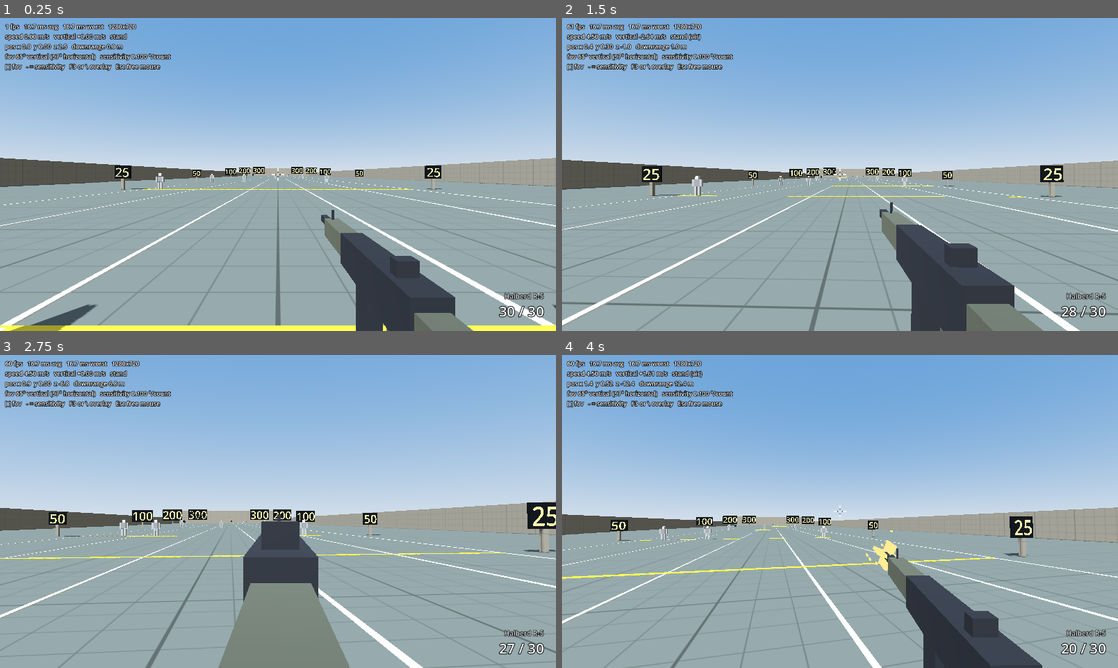
Above: before the commit, frames 1-4 (two rows, left to right).
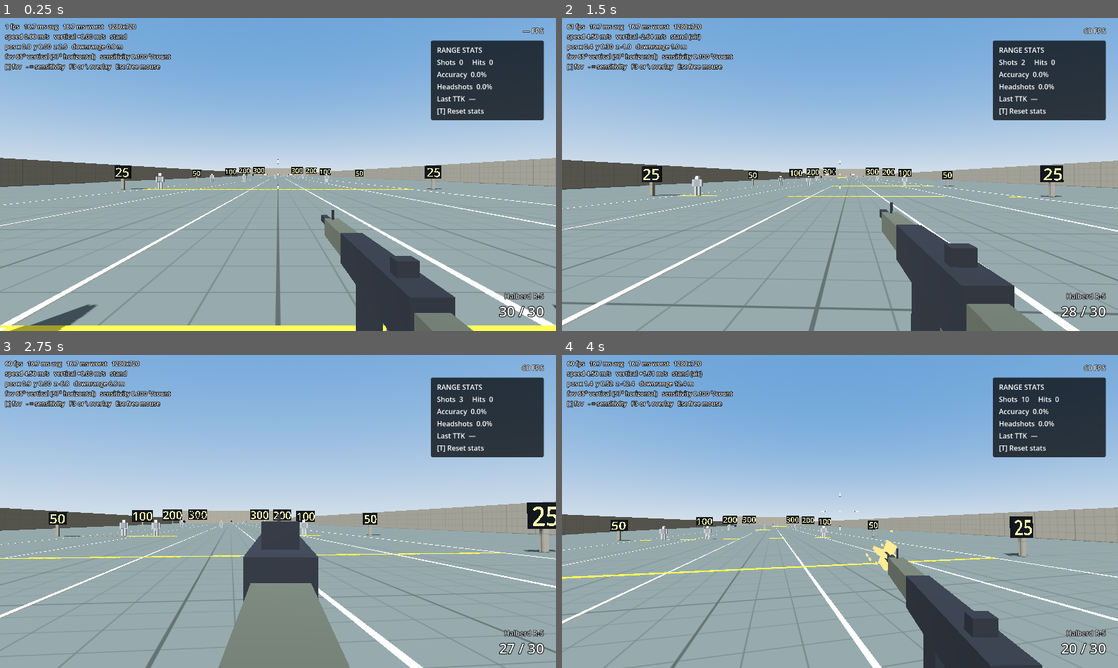
Above: after the commit, the same moments.

Repository: SamGon24/shooting-range
Game: Godot game, scene res://range/range.tscn
Same seed, same stepped clock (60 frames per second), same inputs: the game is played once before the commit and once after it.
Inputs (mouse positions are in pixels of both pictures, inside the frame that each line leads up to):
- Up to frame 1 (0.25 s): no input
- Up to frame 2 (1.5 s): tap Enter at 0.5 s; move the mouse to (867, 174) at 0.52 s; hold Right mouse button (aim) 0.53-1.28 s; hold W (move_forward) from 0.53 s (still down); tap Space (jump) at 0.77 s; click (867, 174) at 0.8 s; move the mouse to (812, 174) at 1.27 s; click (812, 174) at 1.35 s
- Up to frame 3 (2.75 s): keep holding W (move_forward); tap Space (jump) at 1.52 s; right-click (250, 511) at 1.55 s; move the mouse to (289, 505) at 2.02 s; hold Right mouse button (aim) from 2.03 s (still down); click (289, 505) at 2.3 s
- Up to frame 4 (4 s): keep holding W (move_forward); move the mouse to (834, 517) at 2.77 s; release Right mouse button (aim) at 2.78 s; tap Ctrl (crouch) at 2.85 s; click (834, 517) at 2.92 s; tap Space (jump) at 3.02, 3.77 s; right-click (834, 517) at 3.05 s; move the mouse to (878, 514) at 3.52 s; press the mouse at (878, 514) at 3.53 s

The runs differ from the first frame. In frame 1, 5.3% of the frame differs, in the area x 47-98%, y 3-55%; in frame 2, 5.3%; in frame 3, 5.3%; in frame 4, 5.3%, in the area x 46-98%, y 3-56%.

Commit message:
ui: display hit feedback, spread and resettable range stats
Pool world-anchored damage labels, draw prioritized hitmarkers, project gameplay spread into the crosshair and keep FPS separate from F3 diagnostics. Add the T reset binding and cover presentation lifecycle and HUD input with GUT.

Diff:
--- a/firing-range/project.godot
+++ b/firing-range/project.godot
@@ -144,6 +144,11 @@
 ]
 }
 
+range_stats_reset={
+"deadzone": 0.2,
+"events": [Object(InputEventKey,"physical_keycode":84)]
+}
+
 [physics]
 
 common/physics_ticks_per_second=60
--- /dev/null
+++ b/firing-range/tests/test_feedback_view.gd
@@ -0,0 +1,48 @@
+extends GutTest
+
+
+func test_spread_radius_matches_projection_and_fov() -> void:
+	var crosshair := Crosshair.new()
+	add_child_autofree(crosshair)
+	crosshair.set_spread(2.0, 65.0, 720.0)
+	var expected: float = tan(deg_to_rad(2.0)) * 360.0 / tan(deg_to_rad(65.0) * 0.5)
+	assert_almost_eq(crosshair.spread_radius, expected, 0.0001)
+	crosshair.set_spread(2.0, 45.0, 720.0)
+	assert_gt(crosshair.spread_radius, expected)
+	crosshair.set_spread(0.0, 65.0, 720.0)
+	assert_eq(crosshair.spread_radius, 0.0)
+
+
+func test_marker_colors_priority_and_expiry() -> void:
+	var view := FeedbackView.new()
+	add_child_autofree(view)
+	view.set_process(false)
+	view.show_feedback(HitFeedback.Kind.HIT, Vector3.ZERO, 0.0, false)
+	assert_eq(view.get_marker_color(), Color.WHITE)
+	view.show_feedback(HitFeedback.Kind.ARMOR_BREAK, Vector3.ZERO, 0.0, false)
+	assert_eq(view.get_marker_color(), view.armor_color)
+	view.show_feedback(HitFeedback.Kind.KILL, Vector3.ZERO, 0.0, false)
+	assert_eq(view.get_marker_color(), view.kill_color)
+	view.show_feedback(HitFeedback.Kind.HIT, Vector3.ZERO, 0.0, false)
+	assert_eq(view.marker_kind, HitFeedback.Kind.KILL)
+	view._process(view.marker_hold_seconds + view.marker_fade_seconds + 0.01)
+	assert_false(view.is_marker_active())
+
+
+func test_number_pool_reuses_labels_and_headshot_color_is_distinct() -> void:
+	var view := FeedbackView.new()
+	view.number_capacity = 4
+	add_child_autofree(view)
+	var nodes: int = get_tree().get_node_count()
+	for index: int in 20:
+		view.show_feedback(HitFeedback.Kind.HIT, Vector3(0, 1, -25), 48.0, index % 2 == 0)
+	assert_eq(get_tree().get_node_count(), nodes)
+	assert_eq(view.get_child_count(), 4)
+	var head := view.get_child(0) as Label
+	var body := view.get_child(1) as Label
+	assert_eq(head.get_theme_color("font_color"), view.headshot_color)
+	assert_eq(body.get_theme_color("font_color"), view.number_color)
+	assert_ne(view.headshot_color, view.number_color)
+	assert_eq(head.text, "48")
+	view._process(view.number_lifetime + 0.01)
+	assert_false(head.visible)
--- a/firing-range/tests/test_hud.gd
+++ b/firing-range/tests/test_hud.gd
@@ -120,3 +120,31 @@
 	await wait_physics_frames(_seconds(_sniper.ads_time) + 6)
 	assert_false(_hud.is_scope_visible())
 	assert_true(_hud.is_crosshair_visible())
+
+
+func test_crosshair_projects_current_spread_and_bloom_then_recovers() -> void:
+	var crosshair := _hud.get_node("Crosshair") as Crosshair
+	var initial: float = crosshair.spread_radius
+	assert_gt(initial, 0.0)
+	Input.action_press("fire")
+	await wait_physics_frames(30)
+	Input.action_release("fire")
+	assert_gt(crosshair.spread_radius, initial)
+	await wait_physics_frames(60)
+	assert_almost_eq(crosshair.spread_radius, initial, 0.02)
+
+
+func test_stats_reset_key_clears_session_and_transient_feedback() -> void:
+	_hud.feedback.stats.record_shot()
+	_hud.feedback.stats.record_hit(1, true, true, 1.0)
+	_hud.feedback.stats_changed.emit()
+	_hud.feedback_view.show_feedback(HitFeedback.Kind.KILL, Vector3(0, 1.5, -25), 100.0, true)
+	Input.action_press("range_stats_reset")
+	await wait_physics_frames(2)
+	Input.action_release("range_stats_reset")
+	assert_eq(_hud.feedback.stats.shots, 0)
+	assert_eq(_hud.feedback.stats.hits, 0)
+	assert_eq(_hud.feedback.stats.last_time_to_kill, -1.0)
+	assert_false(_hud.feedback_view.is_marker_active())
+	assert_string_contains((_hud.get_node("Stats/Readout") as Label).text, "Shots  0")
+	assert_string_contains((_hud.get_node("FPS") as Label).text, "FPS")
--- a/firing-range/ui/crosshair.gd
+++ b/firing-range/ui/crosshair.gd
@@ -1,7 +1,7 @@
 class_name Crosshair
 extends Control
 ## A simple four-line crosshair with a centre dot, drawn at the middle of
-## the screen. Static for now; Milestone 5 makes the gap follow weapon spread.
+## the screen. The extra radius projects the current gameplay spread cone.
 
 ## Distance from the centre to the start of each line, pixels.
 @export_range(0.0, 40.0, 0.5, "suffix:px") var gap: float = 6.0:
@@ -15,6 +15,17 @@
 @export var outline_color: Color = Color(0.0, 0.0, 0.0, 0.6)
 
 
+var spread_radius: float = 0.0
+
+
+## Project a cone half-angle through the active camera's vertical FOV.
+func set_spread(spread_degrees: float, vertical_fov: float, viewport_height: float) -> void:
+	var radius: float = tan(deg_to_rad(spread_degrees)) * viewport_height / (2.0 * tan(deg_to_rad(vertical_fov) * 0.5))
+	if not is_equal_approx(radius, spread_radius):
+		spread_radius = radius
+		queue_redraw()
+
+
 func _ready() -> void:
 	mouse_filter = Control.MOUSE_FILTER_IGNORE
 	resized.connect(queue_redraw)
@@ -23,8 +34,8 @@
 func _draw() -> void:
 	var centre: Vector2 = (size * 0.5).floor()
 	for direction: Vector2 in [Vector2.RIGHT, Vector2.LEFT, Vector2.DOWN, Vector2.UP]:
-		var from: Vector2 = centre + direction * gap
-		var to: Vector2 = centre + direction * (gap + line_length)
+		var from: Vector2 = centre + direction * (gap + spread_radius)
+		var to: Vector2 = centre + direction * (gap + spread_radius + line_length)
 		_draw_bar(from, to, thickness + 2.0, outline_color)
 		_draw_bar(from, to, thickness, color)
 	if dot_size > 0.0:
--- /dev/null
+++ b/firing-range/ui/feedback_view.gd
@@ -0,0 +1,131 @@
+class_name FeedbackView
+extends Control
+## Cosmetic hitmarker and fixed-size screen labels anchored to world hits.
+## All labels are pooled once; feedback never creates nodes or alters damage.
+
+@export_group("Marker")
+@export var marker_hold_seconds: float = 0.10
+@export var marker_fade_seconds: float = 0.18
+@export var marker_gap: float = 8.0
+@export var marker_length: float = 7.0
+@export var marker_thickness: float = 2.0
+@export var kill_length: float = 12.0
+@export var hit_color: Color = Color.WHITE
+@export var armor_color: Color = Color(0.25, 0.65, 1.0)
+@export var kill_color: Color = Color(1.0, 0.22, 0.20)
+@export var marker_outline_color: Color = Color(0.0, 0.0, 0.0, 0.7)
+
+@export_group("Damage numbers")
+@export_range(1, 128) var number_capacity: int = 24
+@export var number_lifetime: float = 0.8
+@export var number_rise_pixels_per_second: float = 36.0
+@export var number_horizontal_offset: float = 16.0
+@export var number_font_size: int = 22
+@export var number_outline_size: int = 4
+@export var number_color: Color = Color.WHITE
+@export var headshot_color: Color = Color(1.0, 0.78, 0.25)
+
+var marker_kind: HitFeedback.Kind = HitFeedback.Kind.HIT
+var _marker_age: float = INF
+var _labels: Array[Label] = []
+var _points: PackedVector3Array = PackedVector3Array()
+var _ages: PackedFloat32Array = PackedFloat32Array()
+var _next: int = 0
+
+
+func _ready() -> void:
+	mouse_filter = Control.MOUSE_FILTER_IGNORE
+	_points.resize(number_capacity)
+	_ages.resize(number_capacity)
+	for index: int in number_capacity:
+		var label := Label.new()
+		label.mouse_filter = Control.MOUSE_FILTER_IGNORE
+		label.add_theme_font_size_override("font_size", number_font_size)
+		label.add_theme_constant_override("outline_size", number_outline_size)
+		label.add_theme_color_override("font_outline_color", Color.BLACK)
+		label.visible = false
+		add_child(label)
+		_labels.append(label)
+		_ages[index] = number_lifetime
+
+
+func show_feedback(kind: HitFeedback.Kind, point: Vector3, amount: float, headshot: bool) -> void:
+	# Briefly retain a stronger marker if another target is hit immediately.
+	if not is_marker_active() or kind >= marker_kind:
+		marker_kind = kind
+		_marker_age = 0.0
+		queue_redraw()
+	if amount <= 0.0:
+		return
+	var label: Label = _labels[_next]
+	label.text = str(roundi(amount))
+	label.add_theme_color_override("font_color", headshot_color if headshot else number_color)
+	label.modulate.a = 1.0
+	_points[_next] = point
+	_ages[_next] = 0.0
+	_next = (_next + 1) % number_capacity
+	_update_numbers()
+
+
+func clear_feedback() -> void:
+	_marker_age = INF
+	for index: int in _labels.size():
+		_ages[index] = number_lifetime
+		_labels[index].visible = false
+	queue_redraw()
+
+
+func is_marker_active() -> bool:
+	return _marker_age < marker_hold_seconds + marker_fade_seconds
+
+
+func get_marker_color() -> Color:
+	match marker_kind:
+		HitFeedback.Kind.ARMOR_BREAK:
+			return armor_color
+		HitFeedback.Kind.KILL:
+			return kill_color
+	return hit_color
+
+
+func _process(delta: float) -> void:
+	if is_marker_active():
+		_marker_age += delta
+		queue_redraw()
+	for index: int in _ages.size():
+		_ages[index] += delta
+	_update_numbers()
+
+
+func _update_numbers() -> void:
+	var camera: Camera3D = get_viewport().get_camera_3d()
+	for index: int in _labels.size():
+		var label: Label = _labels[index]
+		label.visible = _ages[index] < number_lifetime and camera != null
+		if not label.visible:
+			continue
+		label.visible = not camera.is_position_behind(_points[index])
+		if not label.visible:
+			continue
+		var side: float = -1.0 if index % 2 == 0 else 1.0
+		label.position = camera.unproject_position(_points[index]) - label.size * 0.5 + Vector2(side * number_horizontal_offset, -_ages[index] * number_rise_pixels_per_second)
+		label.modulate.a = clampf(1.0 - _ages[index] / number_lifetime, 0.0, 1.0)
+
+
+func _draw() -> void:
+	if not is_marker_active():
+		return
+	var alpha: float = 1.0 - clampf((_marker_age - marker_hold_seconds) / marker_fade_seconds, 0.0, 1.0)
+	var color: Color = get_marker_color()
+	color.a *= alpha
+	var outline: Color = marker_outline_color
+	outline.a *= alpha
+	var centre: Vector2 = size * 0.5
+	for direction: Vector2 in [Vector2(1, 1), Vector2(-1, 1), Vector2(1, -1), Vector2(-1, -1)]:
+		var unit: Vector2 = direction.normalized()
+		var gap: float = 0.0 if marker_kind == HitFeedback.Kind.KILL else marker_gap
+		var length: float = kill_length if marker_kind == HitFeedback.Kind.KILL else marker_length
+		var from: Vector2 = centre + unit * gap
+		var to: Vector2 = centre + unit * (gap + length)
+		draw_line(from, to, outline, marker_thickness + 2.0, true)
+		draw_line(from, to, color, marker_thickness, true)
--- a/firing-range/ui/hud.gd
+++ b/firing-range/ui/hud.gd
@@ -1,15 +1,23 @@
 class_name Hud
 extends CanvasLayer
-## Minimal heads-up display: crosshair, ammo counter, weapon name and the
-## sniper's scope overlay. Reads from the weapon controller and view; it
-## shows state and changes nothing. The full HUD is Milestone 5.
+## Read-only gameplay HUD: weapon state, spread, target feedback and stats.
+## The diagnostic F3 overlay is a separate CanvasLayer.
 
 ## The crosshair is hidden once the weapon is aimed further than this.
 @export_range(0.0, 1.0, 0.05) var crosshair_hide_aim_blend: float = 0.5
 
+@export var fps_update_seconds: float = 0.25
+
+var _fps_elapsed: float = 0.0
+var _fps_frames: int = 0
+var _reset_latched: bool = false
 var _controller: WeaponController
 var _view: WeaponView
 
+@onready var feedback: RangeFeedback = $RangeFeedback
+@onready var feedback_view: FeedbackView = $FeedbackView
+@onready var _fps: Label = $FPS
+@onready var _stats_label: Label = $Stats/Readout
 @onready var _crosshair: Crosshair = $Crosshair
 @onready var _scope: ColorRect = $Scope
 @onready var _ammo: Label = $Ammo
@@ -17,19 +25,45 @@
 
 
 func _ready() -> void:
+	feedback.feedback.connect(feedback_view.show_feedback)
+	feedback.stats_changed.connect(_refresh_stats)
+	_refresh_stats()
 	_scope.visible = false
 	_update_scope_aspect()
 	get_viewport().size_changed.connect(_update_scope_aspect)
 	_bind_from_tree.call_deferred()
 
 
-func _process(_delta: float) -> void:
+func _unhandled_input(event: InputEvent) -> void:
+	if event.is_action_pressed("range_stats_reset") and not event.is_echo():
+		_reset_latched = true
+
+
+func _physics_process(_delta: float) -> void:
+	if _reset_latched or Input.is_action_just_pressed("range_stats_reset"):
+		_reset_latched = false
+		feedback.reset_stats()
+		feedback_view.clear_feedback()
+
+
+func _process(delta: float) -> void:
+	_fps_elapsed += delta
+	_fps_frames += 1
+	if _fps_elapsed >= fps_update_seconds:
+		_fps.text = "%d FPS" % roundi(float(_fps_frames) / _fps_elapsed)
+		_fps_elapsed = 0.0
+		_fps_frames = 0
 	if _controller == null:
 		return
 	var scoped: bool = _view != null and _view.is_scope_view_active()
 	var aim: float = _controller.get_aim_blend(Engine.get_physics_interpolation_fraction())
 	_scope.visible = scoped
 	_crosshair.visible = not scoped and aim < crosshair_hide_aim_blend
+	var camera: Camera3D = get_viewport().get_camera_3d()
+	var recoil: RecoilLogic = _controller.get_current_recoil()
+	var logic: WeaponLogic = _controller.get_current_logic()
+	if camera != null and recoil != null and logic != null:
+		_crosshair.set_spread(recoil.spread_degrees(logic.aim_progress), camera.fov, get_viewport().get_visible_rect().size.y)
 
 
 ## Connects the HUD to a weapon controller and view. Called automatically
@@ -94,3 +128,9 @@
 	var viewport_size: Vector2 = get_viewport().get_visible_rect().size
 	var material := _scope.material as ShaderMaterial
 	material.set_shader_parameter(&"aspect", viewport_size.x / maxf(viewport_size.y, 1.0))
+
+
+func _refresh_stats() -> void:
+	var stats: RangeStats = feedback.stats
+	var ttk: String = "—" if stats.last_time_to_kill < 0.0 else "%.3f s" % stats.last_time_to_kill
+	_stats_label.text = "RANGE STATS\nShots  %d     Hits  %d\nAccuracy  %.1f%%\nHeadshots  %.1f%%\nLast TTK  %s\n[T] Reset stats" % [stats.shots, stats.hits, stats.accuracy_percent(), stats.headshot_percent(), ttk]
--- a/firing-range/ui/hud.tscn
+++ b/firing-range/ui/hud.tscn
@@ -1,8 +1,22 @@
-[gd_scene load_steps=5 format=3]
+[gd_scene load_steps=8 format=3]
 
 [ext_resource type="Script" path="res://ui/hud.gd" id="1_hud"]
 [ext_resource type="Script" path="res://ui/crosshair.gd" id="2_crosshair"]
 [ext_resource type="Shader" path="res://ui/scope_overlay.gdshader" id="3_scope"]
+
+[ext_resource type="Script" path="res://ui/range_feedback.gd" id="4_feedback"]
+[ext_resource type="Script" path="res://ui/feedback_view.gd" id="5_feedback_view"]
+
+[sub_resource type="StyleBoxFlat" id="stats_background"]
+bg_color = Color(0.035, 0.045, 0.055, 0.78)
+content_margin_left = 14.0
+content_margin_top = 10.0
+content_margin_right = 14.0
+content_margin_bottom = 10.0
+corner_radius_top_left = 4
+corner_radius_top_right = 4
+corner_radius_bottom_left = 4
+corner_radius_bottom_right = 4
 
 [sub_resource type="ShaderMaterial" id="scope_material"]
 shader = ExtResource("3_scope")
@@ -67,3 +81,44 @@
 theme_override_constants/outline_size = 6
 theme_override_font_sizes/font_size = 32
 horizontal_alignment = 2
+
+[node name="RangeFeedback" type="Node" parent="."]
+script = ExtResource("4_feedback")
+
+[node name="FeedbackView" type="Control" parent="."]
+layout_mode = 3
+anchors_preset = 15
+anchor_right = 1.0
+anchor_bottom = 1.0
+grow_horizontal = 2
+grow_vertical = 2
+mouse_filter = 2
+script = ExtResource("5_feedback_view")
+
+[node name="FPS" type="Label" parent="."]
+anchor_left = 1.0
+anchor_right = 1.0
+offset_left = -150.0
+offset_right = -28.0
+offset_top = 18.0
+offset_bottom = 42.0
+horizontal_alignment = 2
+mouse_filter = 2
+theme_override_font_sizes/font_size = 16
+theme_override_constants/outline_size = 4
+text = "— FPS"
+
+[node name="Stats" type="PanelContainer" parent="."]
+anchor_left = 1.0
+anchor_right = 1.0
+offset_left = -288.0
+offset_right = -28.0
+offset_top = 52.0
+mouse_filter = 2
+theme_override_styles/panel = SubResource("stats_background")
+
+[node name="Readout" type="Label" parent="Stats"]
+layout_mode = 2
+mouse_filter = 2
+theme_override_font_sizes/font_size = 16
+theme_override_constants/line_spacing = 5
Not shown, added: firing-range/tests/test_feedback_view.gd.uid
Not shown, added: firing-range/ui/feedback_view.gd.uid
